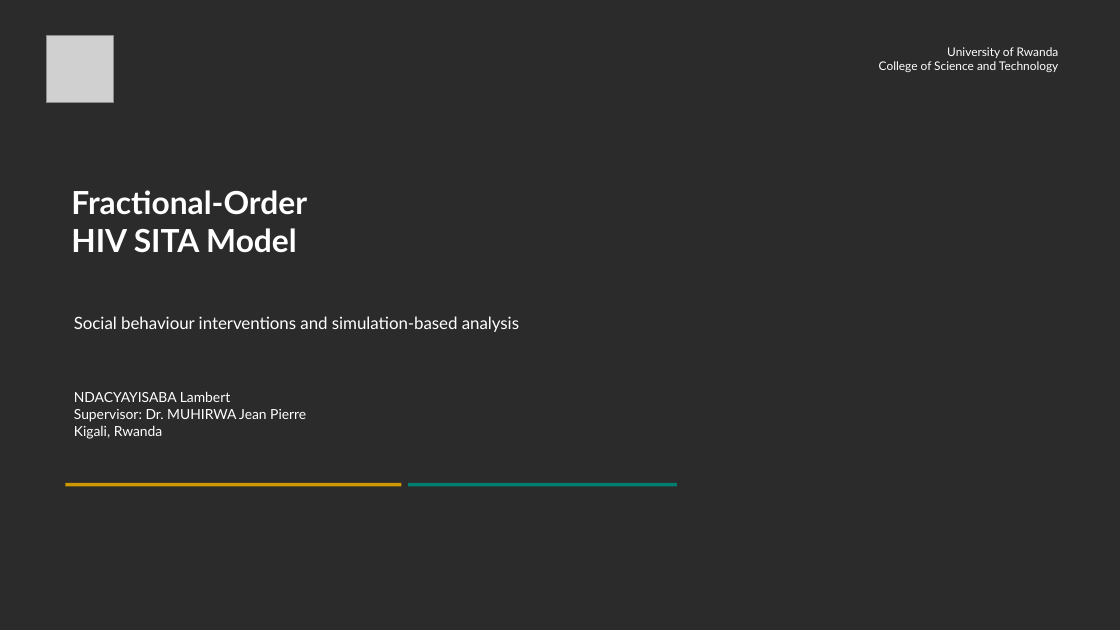
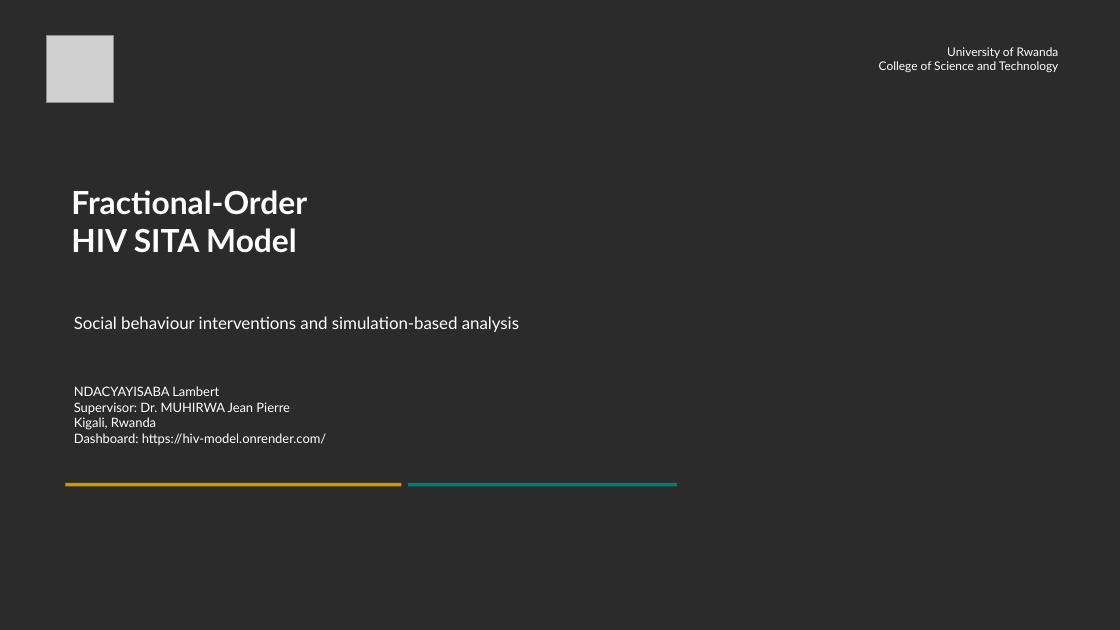
Before and after one commit to Lambert-01/HIV-MODEL, a slide deck: slide 1 of presentation/FracHIV_SITA_Presentation.pptx. Drawn at 1120x630 pixels with LibreOffice and Linux fonts; fonts in the diff are those of the drawing; grey boxes stand for pictures; background and template pictures are left out; a plain dark background stands for a picture behind light text. Boxes give left, top, right and bottom in pixels: in the first picture for what was removed or moved away, otherwise in the second. Text is boxed around its words. In the diff, an @@ line names an element or a change of style, - is before the commit and + after.

Commit message:
Update FracHIV SITA presentation with new dashboard links and content adjustments

```diff
--- a/presentation/FracHIV_SITA_Presentation.pptx
+++ b/presentation/FracHIV_SITA_Presentation.pptx
@@ text at <box>74,386,290,430</box>: size 11.9 to 11.1 pt in "NDACYAYISABA Lambert", "Supervisor: Dr. MUHIRWA Jean Pierre", "Kigali, Rwanda" @@
@@ text at <box>74,433,327,445</box>: paragraph added @@
+Dashboard: https://hiv-model.onrender.com/
```
Also in this commit, not shown: 1 other slide changed, 4 other files.
